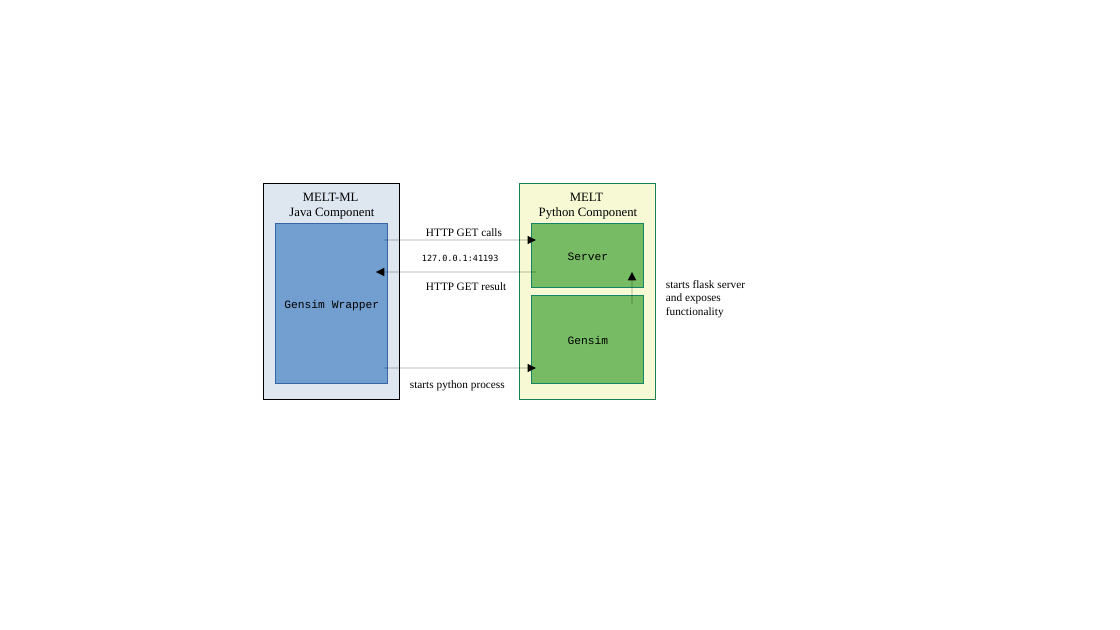
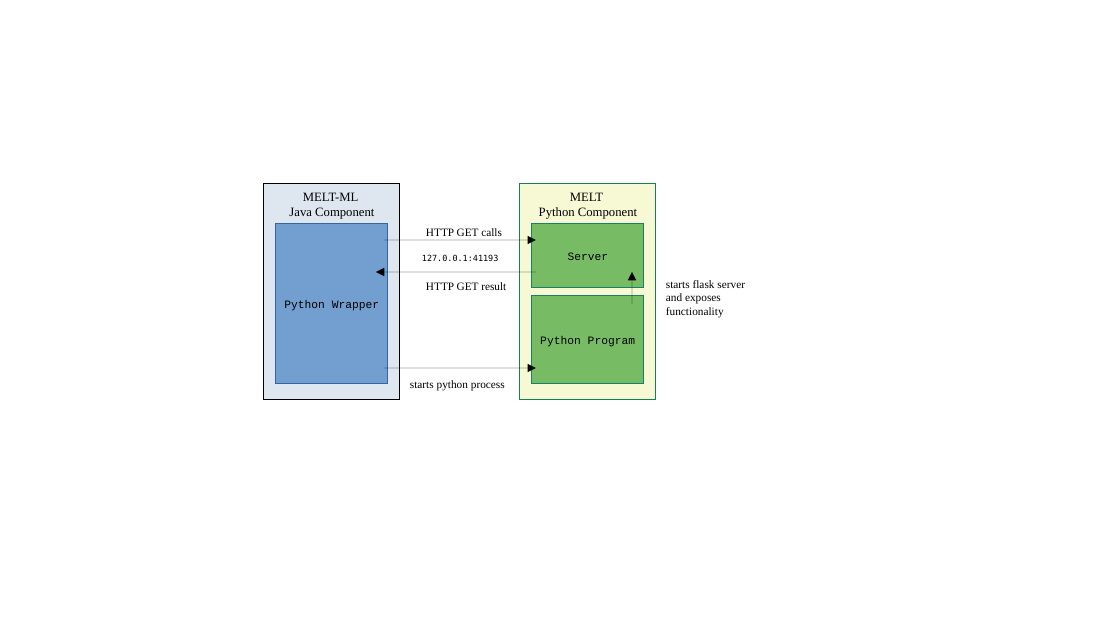
Before and after one commit to dwslab/melt, a slide deck: slide 1 of documentation/melt_ml_architecture_image.odp. Drawn at 1120x630 pixels with LibreOffice and Linux fonts; fonts in the diff are those of the drawing. Boxes give left, top, right and bottom in pixels: in the first picture for what was removed or moved away, otherwise in the second. Text is boxed around its words. In the diff, an @@ line names an element or a change of style, - is before the commit and + after.

```diff
--- a/documentation/melt_ml_architecture_image.odp
+++ b/documentation/melt_ml_architecture_image.odp
@@ text in rectangle at (284, 300, 379, 311): text changed @@
-Gensim Wrapper
+Python Wrapper
@@ text in rectangle at (540, 336, 635, 347): text changed @@
-Gensim
+Python Program
```
Also in this commit, not shown: 5 other files.
